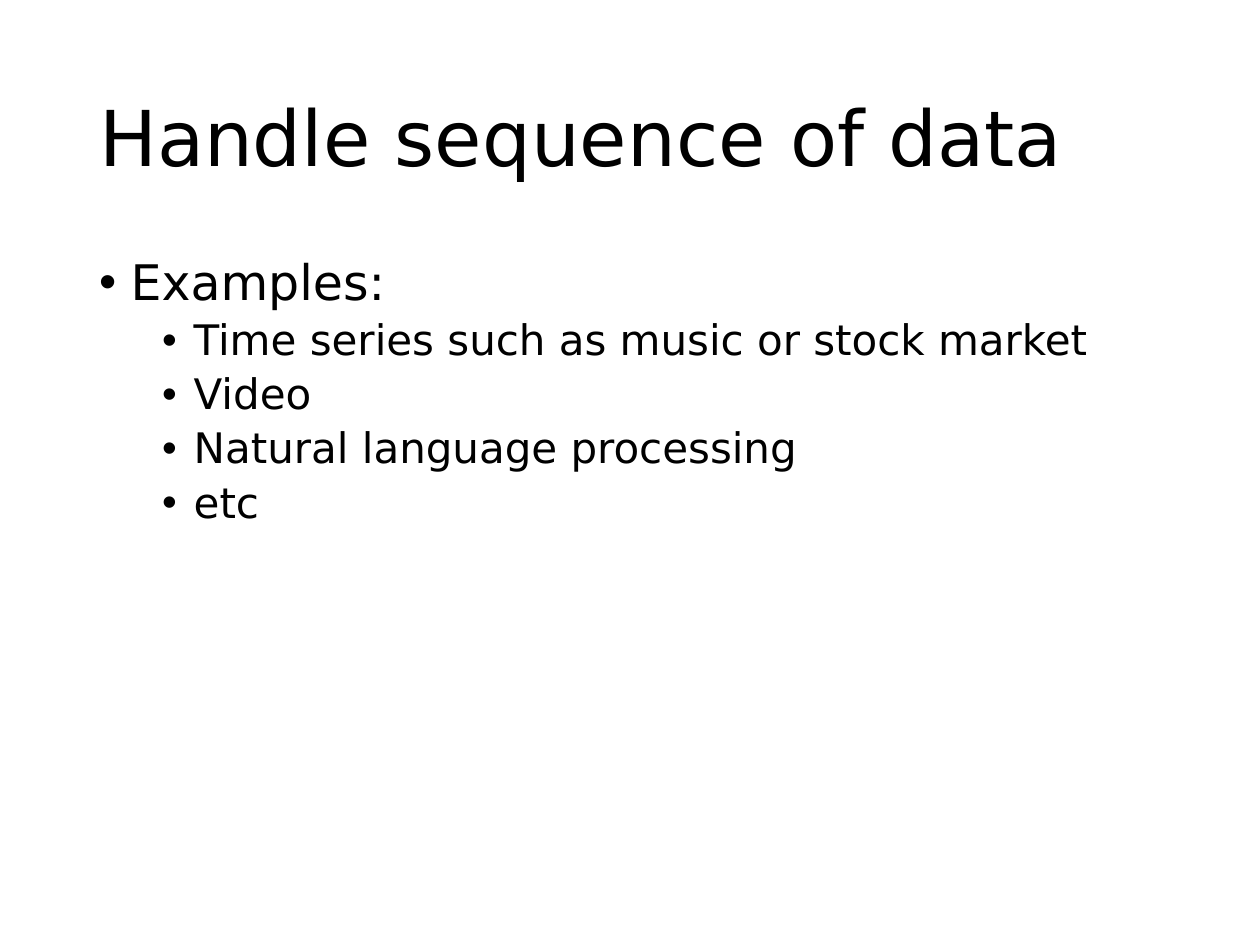
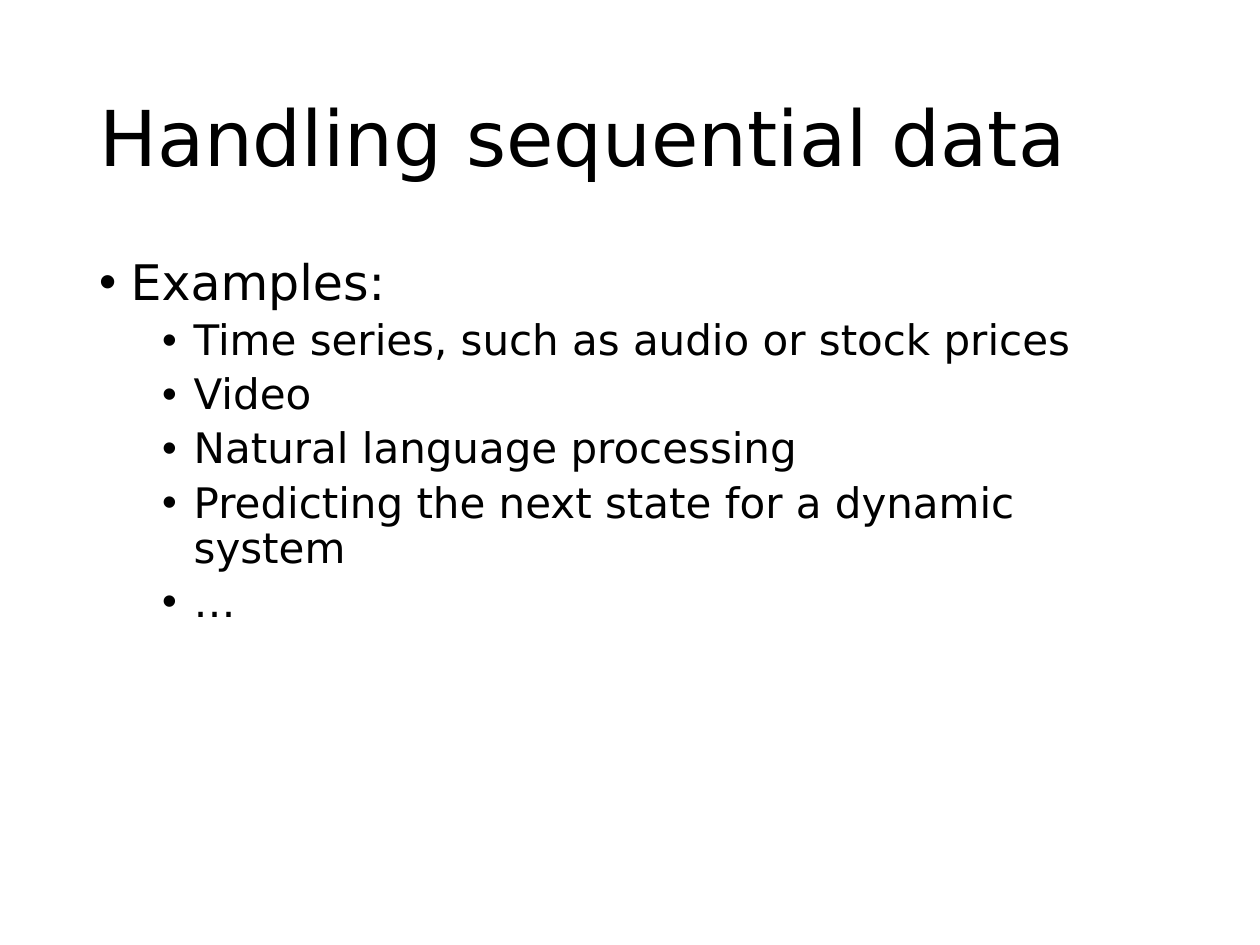
Before and after one commit to phywjs/phywjs.github.io, a slide deck: slide 3 of AIS5103/ML-slide-8.pptx (slide 2 before the commit). Drawn at 1260x945 pixels with LibreOffice and Linux fonts; fonts in the diff are those of the drawing. Boxes give left, top, right and bottom in pixels: in the first picture for what was removed or moved away, otherwise in the second. Text is boxed around its words. In the diff, an @@ line names an element or a change of style, - is before the commit and + after.

```diff
--- a/AIS5103/ML-slide-8.pptx
+++ b/AIS5103/ML-slide-8.pptx
@@ title at bbox=[99, 107, 1065, 182]: text changed @@
-Handle sequence of data
+Handling sequential data
@@ text at bbox=[194, 323, 1070, 364]: text changed @@
-  • Time series such as music or stock market
+  • Time series, such as audio or stock prices
@@ text at bbox=[194, 486, 1014, 572]: text changed @@
-  • etc
+  • Predicting the next state for a dynamic system
+  • …
```
Also in this commit, not shown: 9 other slides changed, 5 slides added, 2 other files.
